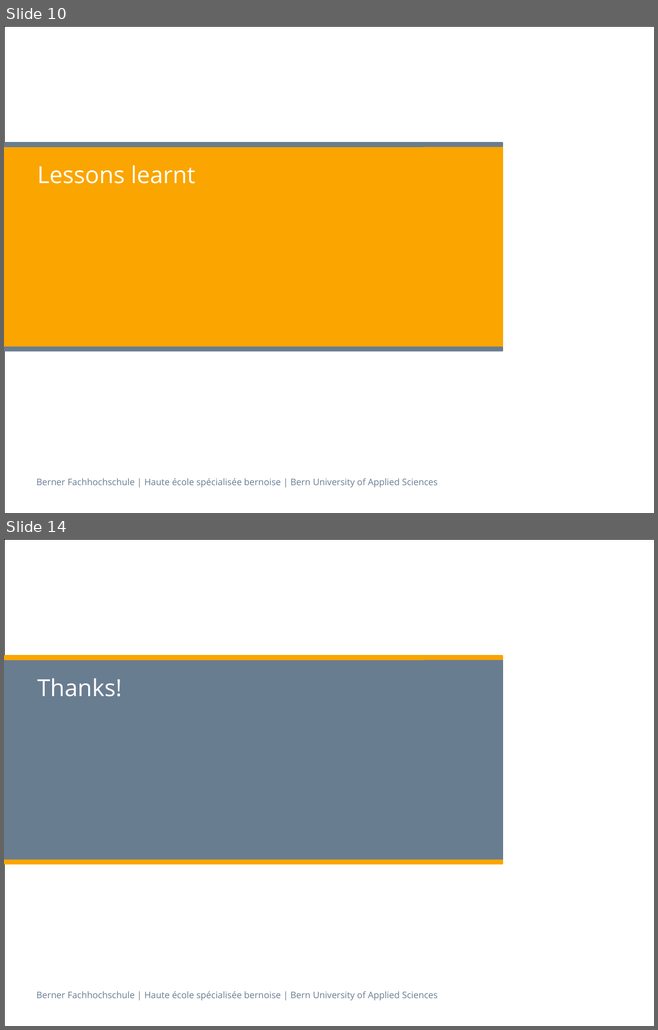
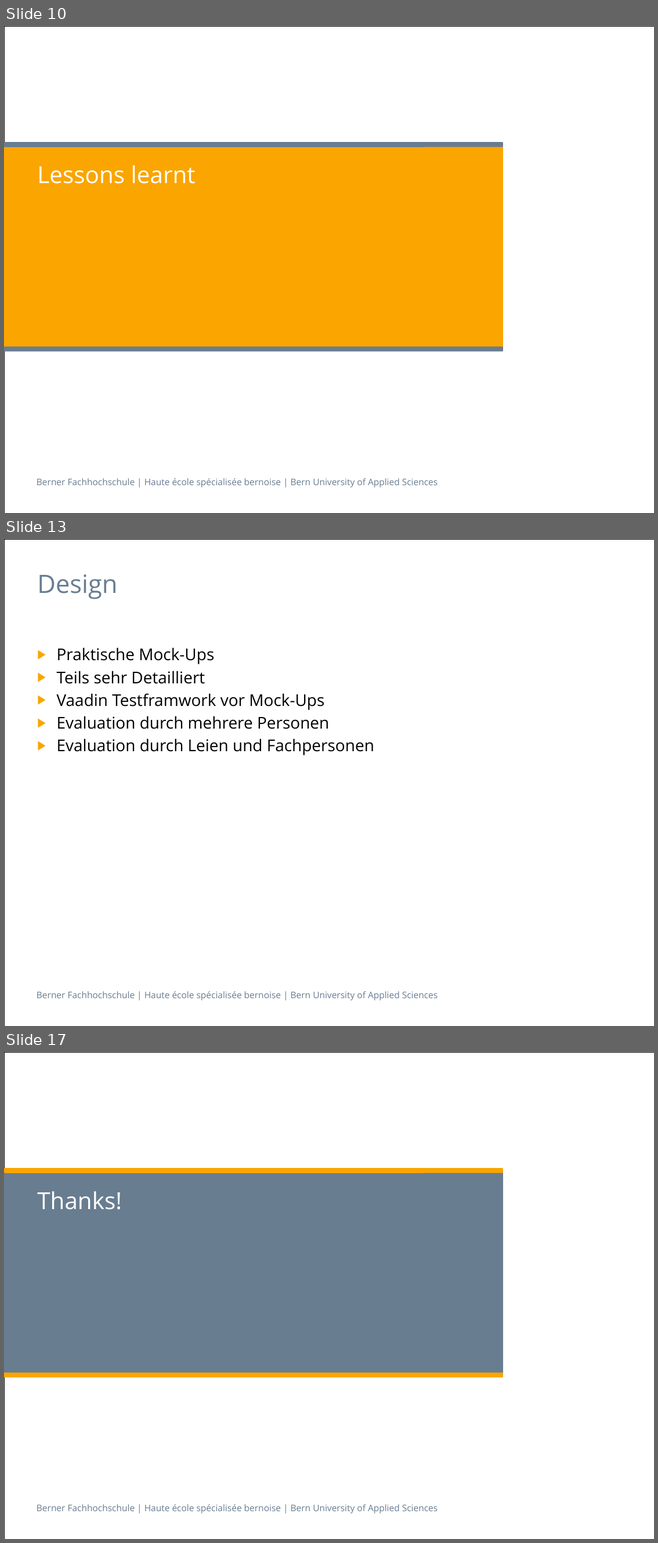
Before and after one commit to isels1/ch.bfh.btx8081.w2015.blue, a slide deck: doc/task14/Task14.pptx. Shown one above the other, each under a label of ours: slides 10 and 14 before the commit, slides 10, 13 and 17 after it; the slides between them are not shown. The pictures are 658x1030 and 658x1543 pixels, drawn with LibreOffice and Linux fonts; fonts in the diff are those of the drawing. Boxes give left, top, right and bottom in pixels: in the first picture for what was removed or moved away, otherwise in the second. Text is boxed around its words. In the diff, an @@ line names an element or a change of style, - is before the commit and + after.

```diff
--- a/doc/task14/Task14.pptx
+++ b/doc/task14/Task14.pptx
@@ slide 13 added at <box>4,539,654,1026</box>, background #FFFFFF; not listed: 2 template elements that a slide beside it also shows @@
@@ title added at <box>37,574,117,599</box>, 28 pt, text #697D91 @@
+Design
@@ text added at <box>57,647,374,755</box>, 18 pt, text #000000 @@
+▶ Praktische Mock-Ups
+▶ Teils sehr Detailliert
+▶ Vaadin Testframwork vor Mock-Ups
+▶ Evaluation durch mehrere Personen
+▶ Evaluation durch Leien und Fachpersonen
@@ what was slide 14 is now slide 17 @@
```
Also in this commit, not shown: 2 slides changed, 3 other slides added, 1 slide removed.
